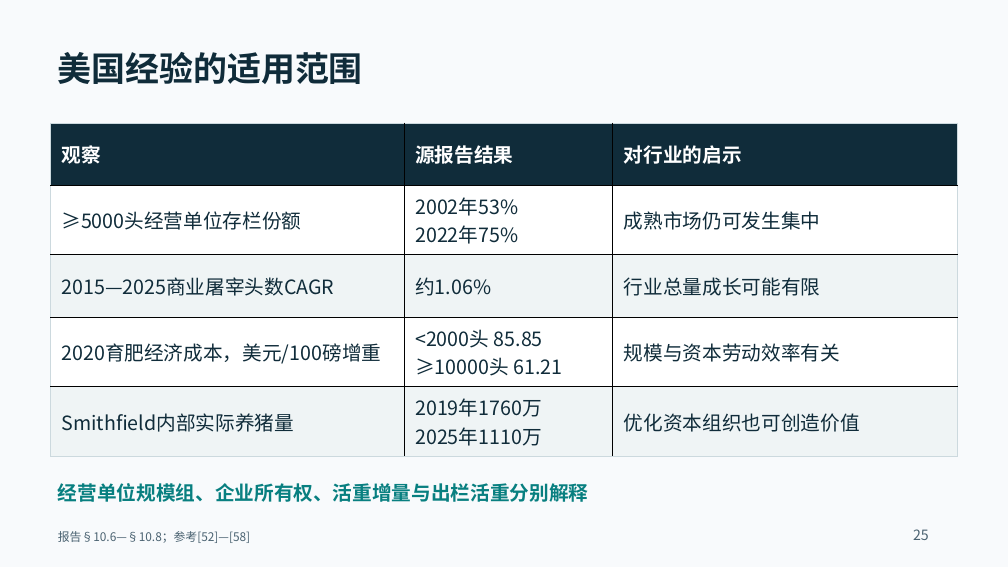
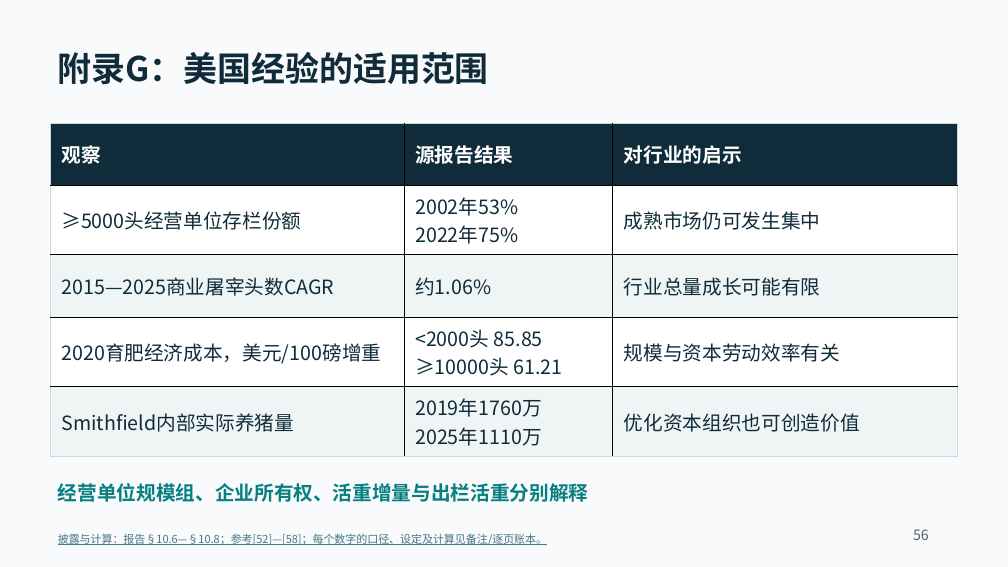
Before and after one commit to d202480025-code/muyuan-valuation-research, a slide deck: slide 56 of docs/downloads/lecture.pptx (slide 25 before the commit). Drawn at 1008x567 pixels with LibreOffice and Linux fonts; fonts in the diff are those of the drawing. Boxes give left, top, right and bottom in pixels: in the first picture for what was removed or moved away, otherwise in the second. Text is boxed around its words. In the diff, an @@ line names an element or a change of style, - is before the commit and + after.

```diff
--- a/docs/downloads/lecture.pptx
+++ b/docs/downloads/lecture.pptx
@@ text at bbox=[58, 52, 489, 84]: text changed @@
-美国经验的适用范围
+附录G：美国经验的适用范围
@@ text at bbox=[58, 534, 547, 545]: text changed; size 11.2 to 10.5 pt; text colour #4A6271 to #467886 @@
-报告§10.6—§10.8；参考[52]—[58]
+披露与计算：报告§10.6—§10.8；参考[52]—[58]；每个数字的口径、设定及计算见备注/逐页账本。
@@ text at bbox=[913, 529, 929, 540]: text changed @@
-25
+56
```
Also in this commit, not shown: 40 other slides changed, 16 slides added, 14 slides removed, 54 other files.
